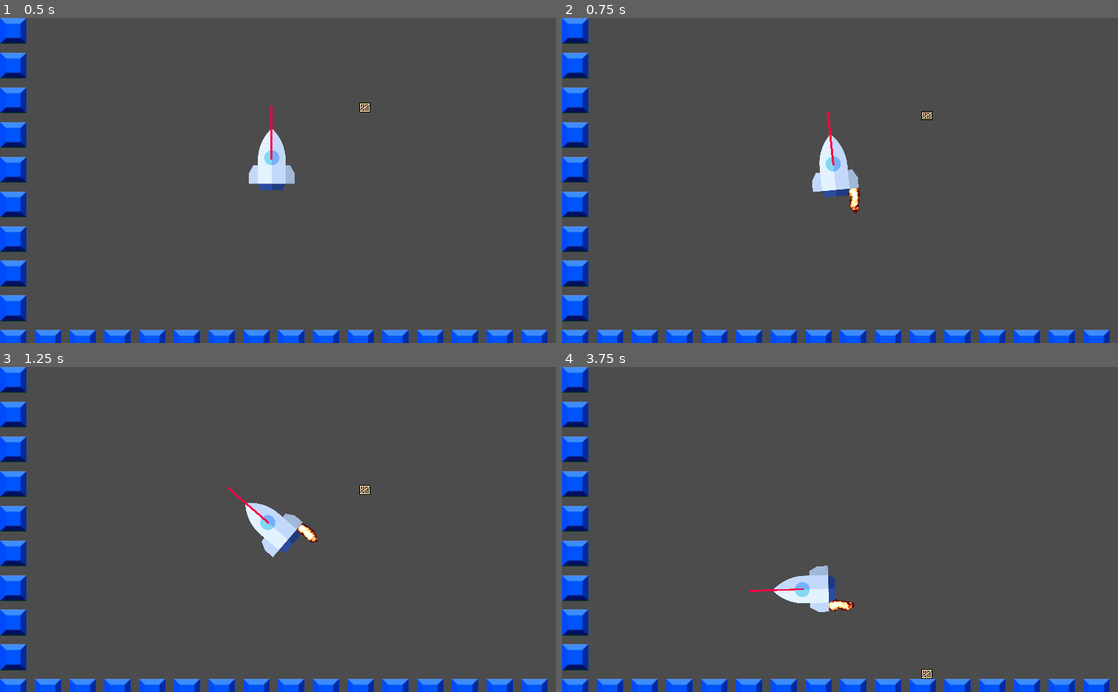
Above: before the commit, frames 1-4 (two rows, left to right).
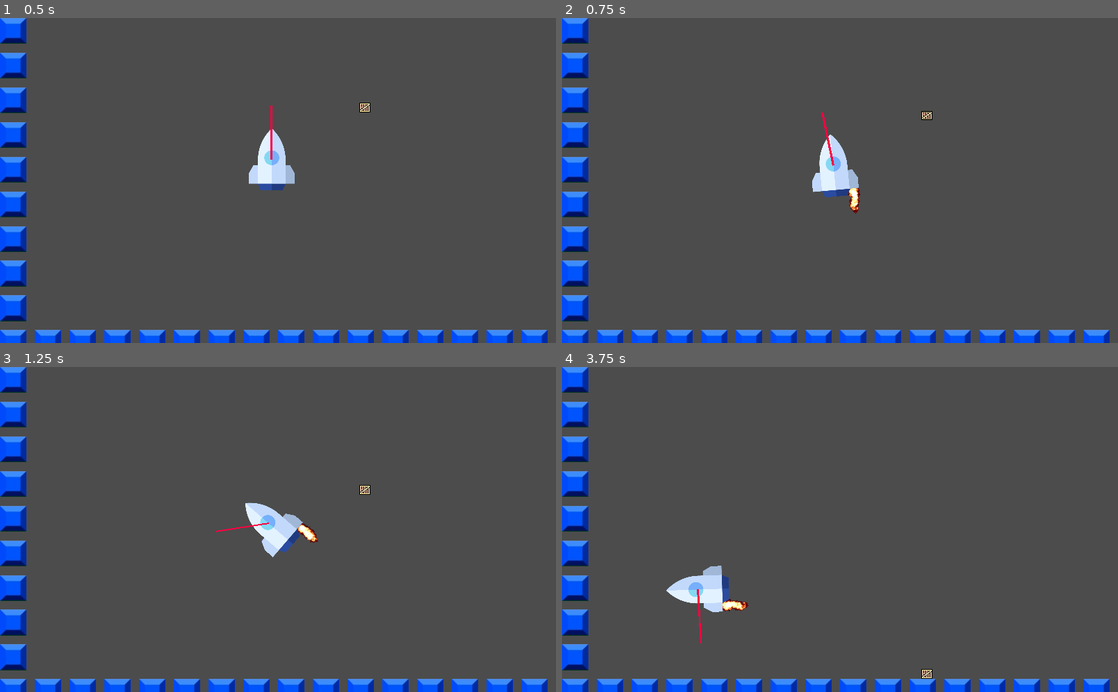
Above: after the commit, the same moments.

Repository: paul-asvb/raekaetae
Game: Godot game, scene res://src/levels/TestLevel.tscn
Same seed, same stepped clock (60 frames per second), same inputs: the game is played once before the commit and once after it.
Inputs:
- Up to frame 1 (0.5 s): no input
- Up to frame 2 (0.75 s): hold Right (move_right) from 0.53 s (still down)
- Up to frame 3 (1.25 s): keep holding Right (move_right)
- Up to frame 4 (3.75 s): release Right (move_right) at 1.28 s; hold A (move_left) 1.28-2.03 s; hold Right (move_right) 2.03-3.53 s; hold A (move_left) from 3.53 s (still down)

Frame 1 is identical in both runs. In frame 2, 0.1% of the frame differs, in the area x 46-49%, y 28-46%; in frame 3, 0.1%; in frame 4, 2.3%, in the area x 18-53%, y 61-86%.

Commit message:
test with globar transform

Diff:
--- a/src/actors/Player.gd
+++ b/src/actors/Player.gd
@@ -13,22 +13,24 @@
 	var left :=  Input.get_action_strength("move_left")
 	var right :=  Input.get_action_strength("move_right")
 
+	var playerrotation := get_global_transform().get_rotation()
+
 	if right ==	 1 :
 		get_node("fireRight").visible = true
-		var boosterForceRight = Vector2(0,-force).rotated(rotation)
+		var boosterForceRight = Vector2(0,-force).rotated(playerrotation)
 
 		var offsetRight := Vector2(offset,0)
 		apply_impulse(offsetRight,boosterForceRight)
 
 	if left ==	 1 :
 		get_node("fireLeft").visible = true
-		var boosterForceLeft = Vector2(0,-force).rotated(-rotation)
+		var boosterForceLeft = Vector2(0,-force).rotated(playerrotation)
 
 		var offsetleft := Vector2(-offset,0)
 		apply_impulse(offsetleft,boosterForceLeft)
 
-
-	get_node("MyLine").set_point_position(1,Vector2(0,-force*50))
+	print( )
+	get_node("MyLine").set_point_position(1,Vector2(0,-force*50).rotated(playerrotation))
 
 	return
 
